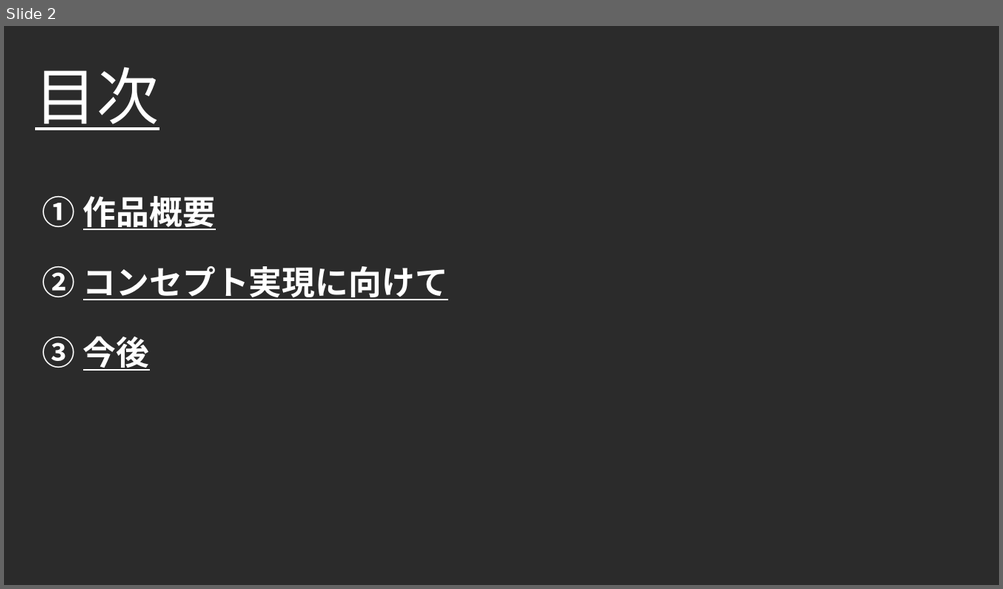
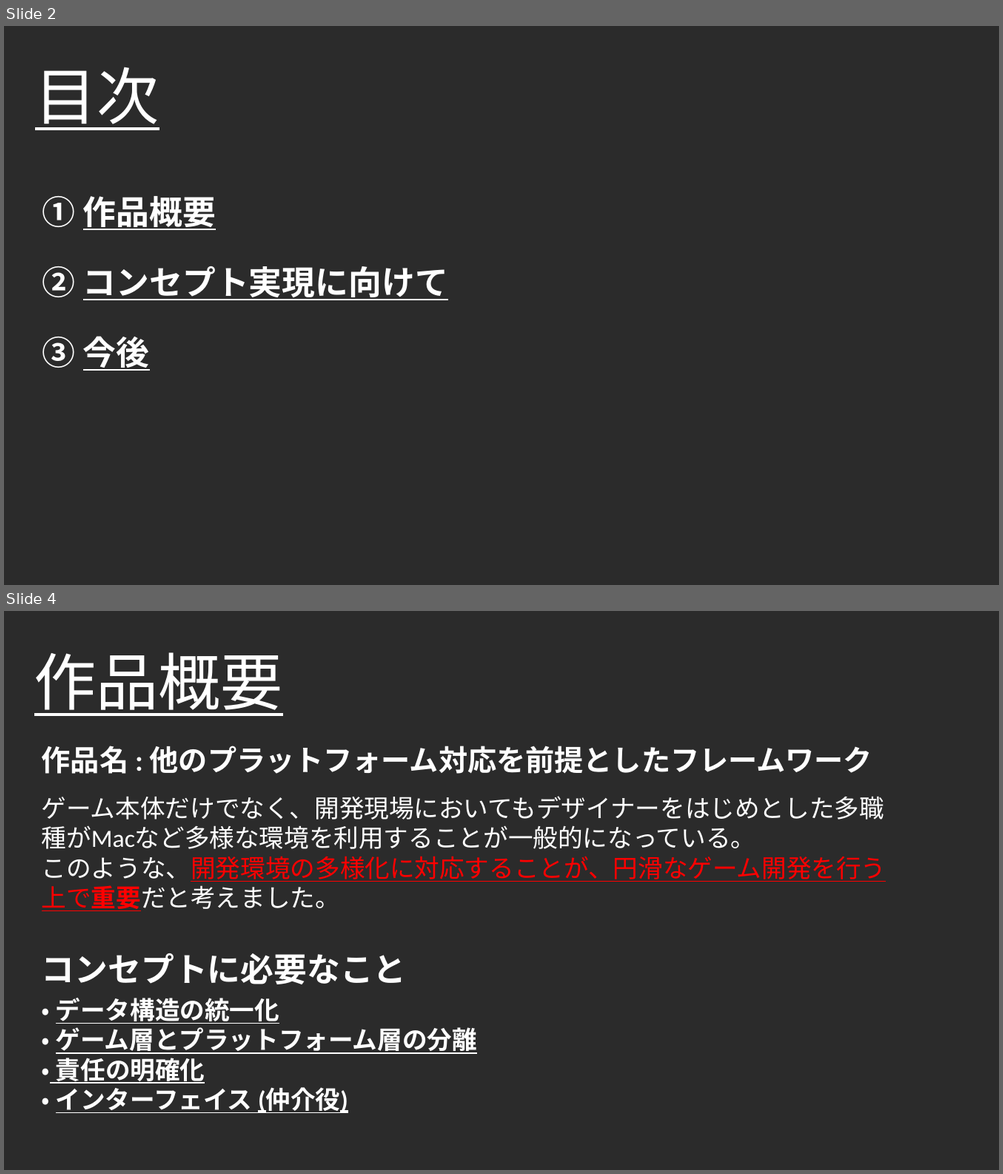
Before and after one commit to Takeshi0106/Action_Game, a slide deck: 就職作品概要資料.pptx. Shown one above the other, each under a label of ours: slide 2 before the commit, slides 2 and 4 after it; the slides between them are not shown. The pictures are 1003x589 and 1003x1174 pixels, drawn with LibreOffice and Linux fonts; fonts in the diff are those of the drawing; background and template pictures are left out; a plain dark background stands for a picture behind light text. Boxes give left, top, right and bottom in pixels: in the first picture for what was removed or moved away, otherwise in the second. Text is boxed around its words. In the diff, an @@ line names an element or a change of style, - is before the commit and + after.

Commit message:
パワポを修正しました。

```diff
--- a/就職作品概要資料.pptx
+++ b/就職作品概要資料.pptx
@@ slide 4 added at (4, 611, 999, 1170), background picture (left out) @@
@@ title added at (34, 652, 283, 716), 60 pt, text #FFFFFF, underline @@
+作品概要
@@ text added at (42, 746, 872, 774), 28 pt, text #FFFFFF, bold @@
+作品名 : 他のプラットフォーム対応を前提としたフレームワーク
@@ text added at (42, 796, 886, 911), 24 pt, text #FFFFFF @@
+ゲーム本体だけでなく、開発現場においてもデザイナーをはじめとした多職種がMacなど多様な環境を利用することが一般的になっている。
+このような、開発環境の多様化に対応することが、円滑なゲーム開発を行う上で重要だと考えました。
@@ text added at (42, 954, 407, 985), 32 pt, text #FFFFFF, bold @@
+コンセプトに必要なこと
@@ text added at (42, 998, 477, 1113), 24 pt, text #FFFFFF, bold, underline @@
+・ データ構造の統一化
+・ ゲーム層とプラットフォーム層の分離
+・ 責任の明確化
+・ インターフェイス (仲介役)
```
Also in this commit, not shown: 6 other slides changed, 1 other slide added, 3 slides removed, 1 other file.
